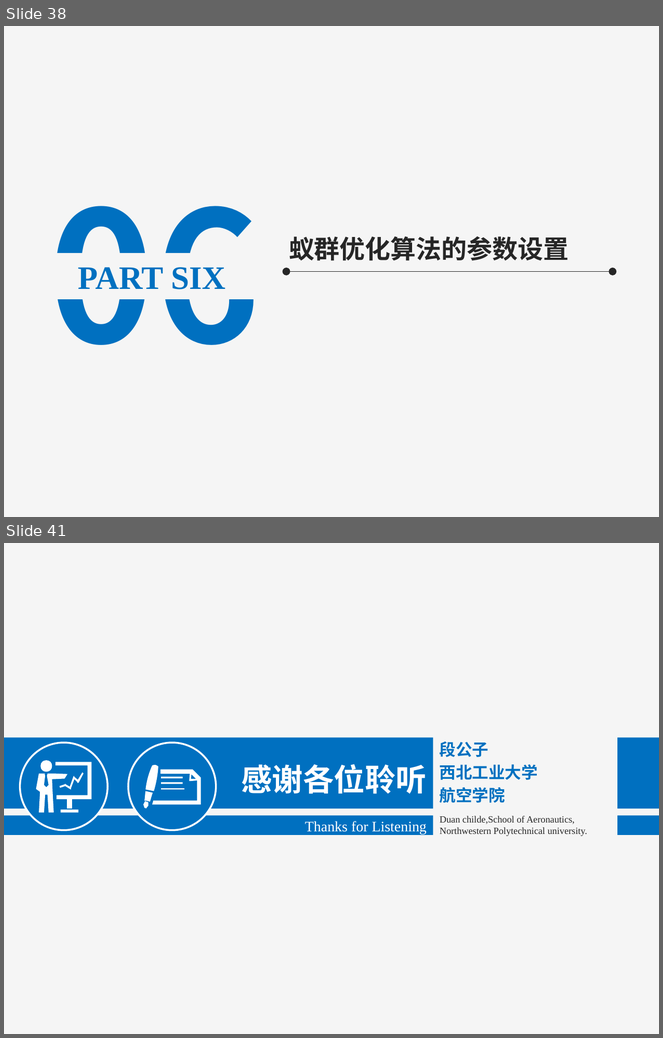
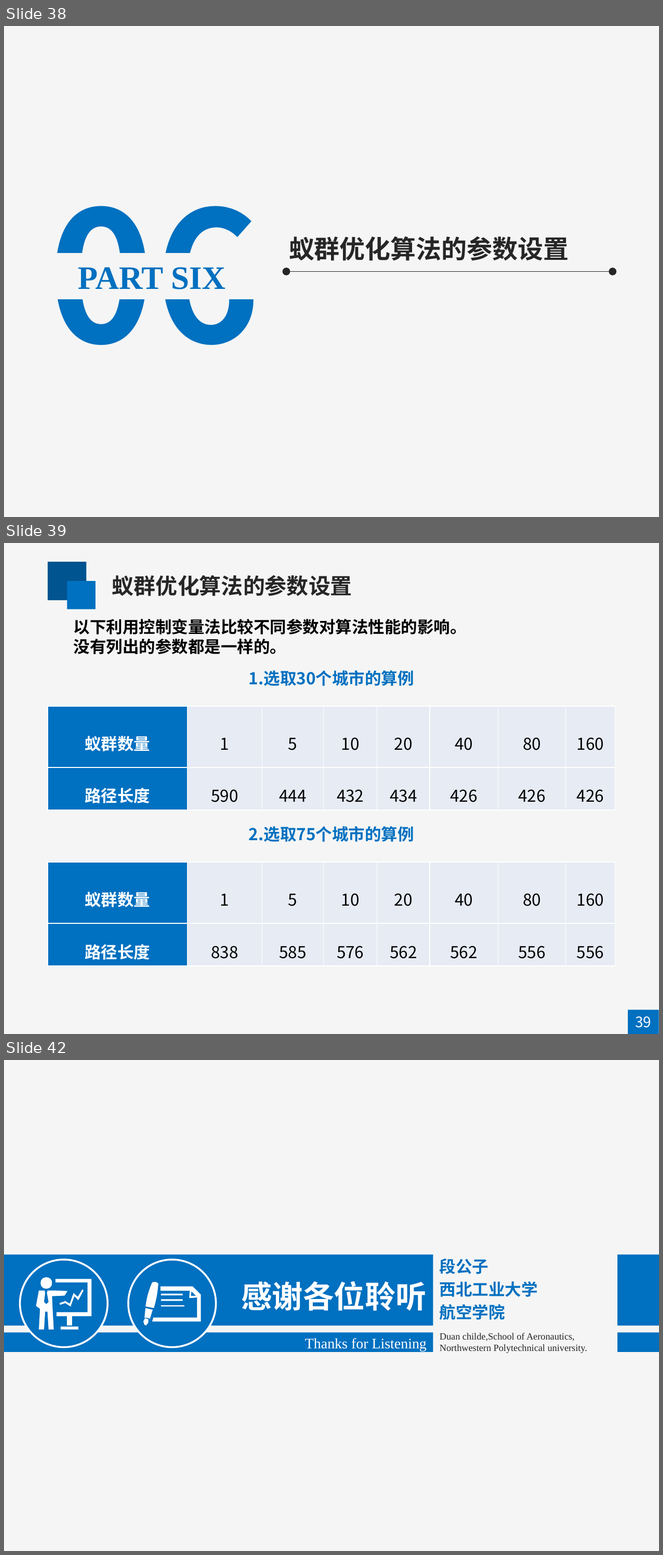
Before and after one commit to mapengfei-nwpu/ant, a slide deck: 蚁群优化算法.pptx. Shown one above the other, each under a label of ours: slides 38 and 41 before the commit, slides 38, 39 and 42 after it; the slides between them are not shown. The pictures are 663x1038 and 663x1555 pixels, drawn with LibreOffice and Linux fonts; fonts in the diff are those of the drawing. Boxes give left, top, right and bottom in pixels: in the first picture for what was removed or moved away, otherwise in the second. Text is boxed around its words. In the diff, an @@ line names an element or a change of style, - is before the commit and + after.

```diff
--- a/蚁群优化算法.pptx
+++ b/蚁群优化算法.pptx
@@ slide 39 added at bbox=[4, 543, 659, 1034], background #F5F5F5 @@
@@ rectangle added at bbox=[48, 562, 87, 601], fill #005490 @@
@@ rectangle added at bbox=[67, 581, 95, 609], fill #0070C0 @@
@@ text added at bbox=[112, 575, 352, 596], 24 pt, text #262626, bold @@
+蚁群优化算法的参数设置
@@ text added at bbox=[74, 619, 467, 654], 18 pt, text #000000, bold @@
+以下利用控制变量法比较不同参数对算法性能的影响。
+没有列出的参数都是一样的。
@@ text added at bbox=[249, 670, 414, 686], 18 pt, text #0070C0, bold @@
+1.选取30个城市的算例
@@ table added at bbox=[48, 706, 616, 810], 2 rows, 8 columns @@
+蚁群数量 | 1 | 5 | 10 | 20 | 40 | 80 | 160
+路径长度 | 590 | 444 | 432 | 434 | 426 | 426 | 426
@@ text added at bbox=[249, 826, 414, 842], 18 pt, text #0070C0, bold @@
+2.选取75个城市的算例
@@ table added at bbox=[48, 862, 616, 966], 2 rows, 8 columns @@
+蚁群数量 | 1 | 5 | 10 | 20 | 40 | 80 | 160
+路径长度 | 838 | 585 | 576 | 562 | 562 | 556 | 556
@@ rectangle added at bbox=[629, 1010, 659, 1034], fill #0070C0 @@
@@ text added at bbox=[635, 1017, 651, 1028], 16 pt, text #FFFFFF @@
+39
@@ what was slide 41 is now slide 42 @@
```
Also in this commit, not shown: 7 slides changed, 2 other slides added, 2 slides removed, 2 other files.
